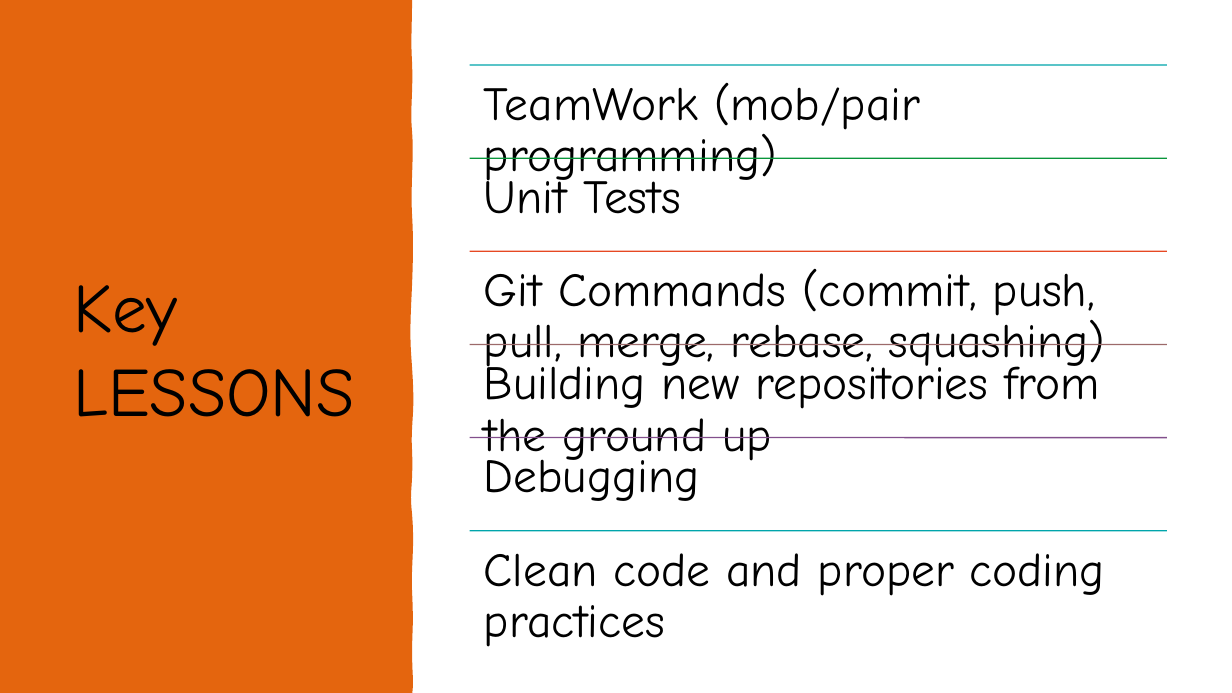
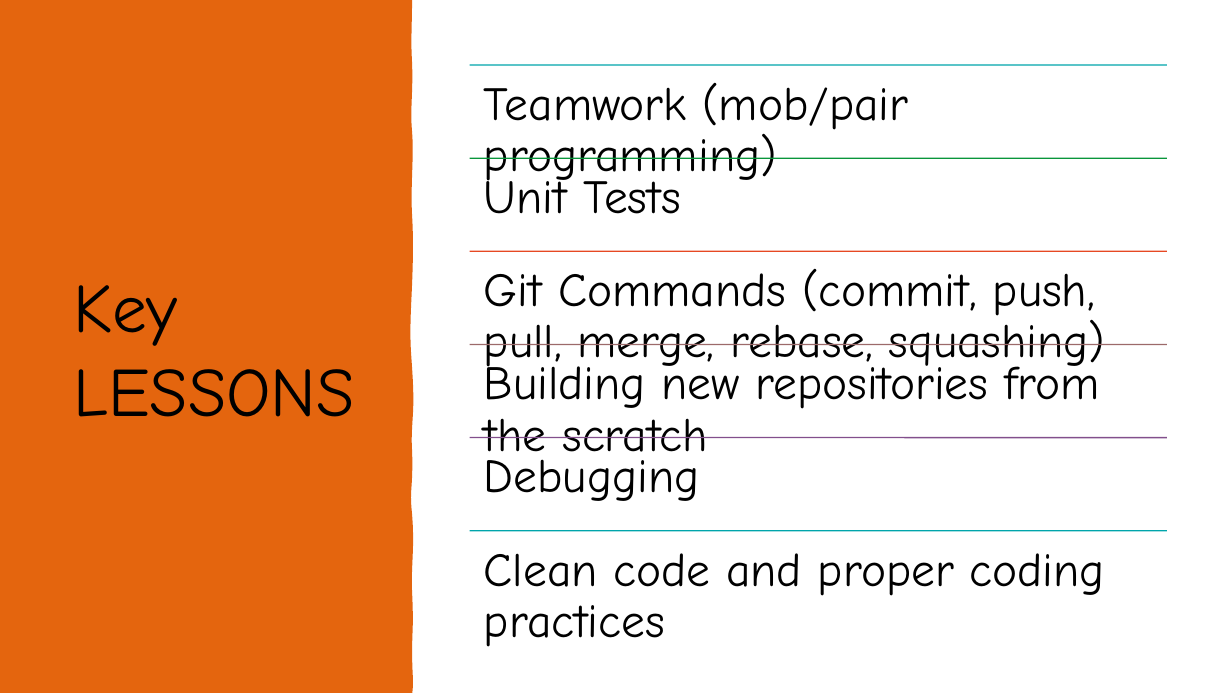
Before and after one commit to rupeshghimirey/CarReservationSystem, a slide deck: slide 9 of presenation/JavaCRSPresentation.pptx. Drawn at 1232x693 pixels with LibreOffice and Linux fonts; fonts in the diff are those of the drawing. Boxes give left, top, right and bottom in pixels: in the first picture for what was removed or moved away, otherwise in the second. Text is boxed around its words. In the diff, an @@ line names an element or a change of style, - is before the commit and + after.

```diff
--- a/presenation/JavaCRSPresentation.pptx
+++ b/presenation/JavaCRSPresentation.pptx
@@ text at [484,83,908,186]: text changed @@
-TeamWork (mob/pair programming)
+Teamwork (mob/pair programming)
@@ text at [484,358,1100,466]: text changed @@
-Building new repositories from the ground up
+Building new repositories from the scratch
```
Also in this commit, not shown: 5 other slides changed, 1 other file.
